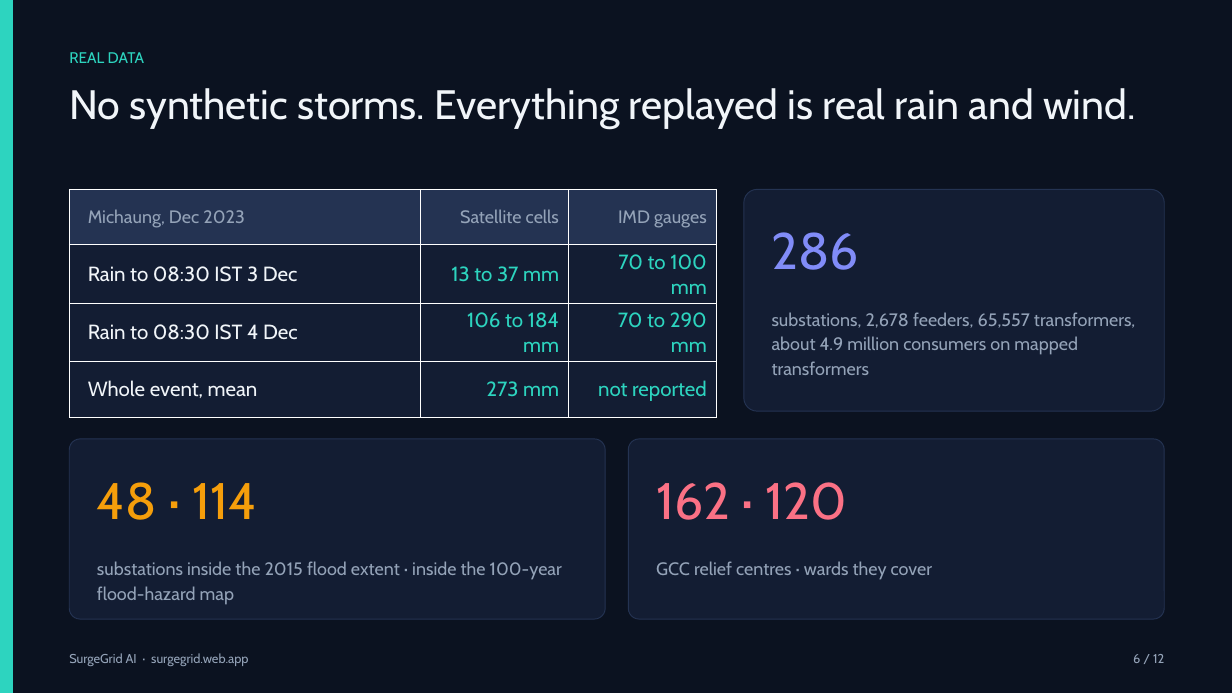
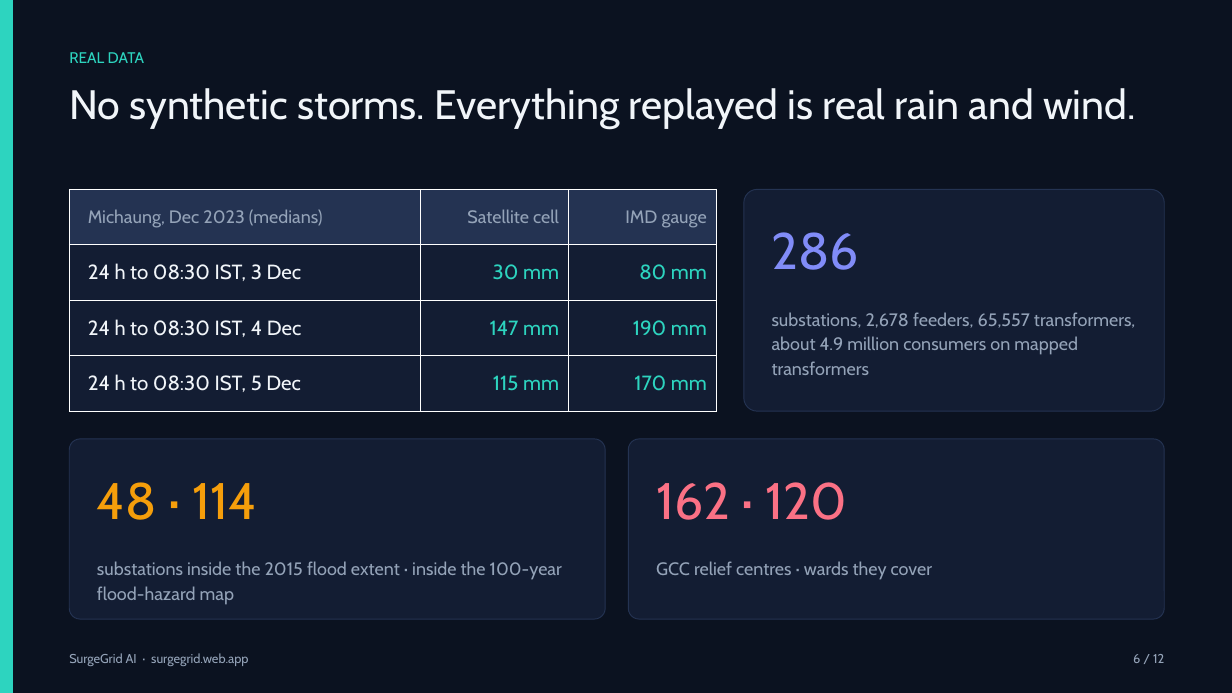
Before and after one commit to rsiva2294/surgegrid-ai, a slide deck: slide 6 of docs/SurgeGrid_AI_Deck.pptx. Drawn at 1232x693 pixels with LibreOffice and Linux fonts; fonts in the diff are those of the drawing. Boxes give left, top, right and bottom in pixels: in the first picture for what was removed or moved away, otherwise in the second. Text is boxed around its words. In the diff, an @@ line names an element or a change of style, - is before the commit and + after.

```diff
--- a/docs/SurgeGrid_AI_Deck.pptx
+++ b/docs/SurgeGrid_AI_Deck.pptx
@@ table at bbox=[69, 189, 716, 411] @@
-row 1: Michaung, Dec 2023 | Satellite cells | IMD gauges
+row 1: Michaung, Dec 2023 (medians) | Satellite cell | IMD gauge
-row 2: Rain to 08:30 IST 3 Dec | 13 to 37 mm | 70 to 100 mm
+row 2: 24 h to 08:30 IST, 3 Dec | 30 mm | 80 mm
-row 3: Rain to 08:30 IST 4 Dec | 106 to 184 mm | 70 to 290 mm
+row 3: 24 h to 08:30 IST, 4 Dec | 147 mm | 190 mm
-row 4: Whole event, mean | 273 mm | not reported
+row 4: 24 h to 08:30 IST, 5 Dec | 115 mm | 170 mm
```
Also in this commit, not shown: 5 other files.
